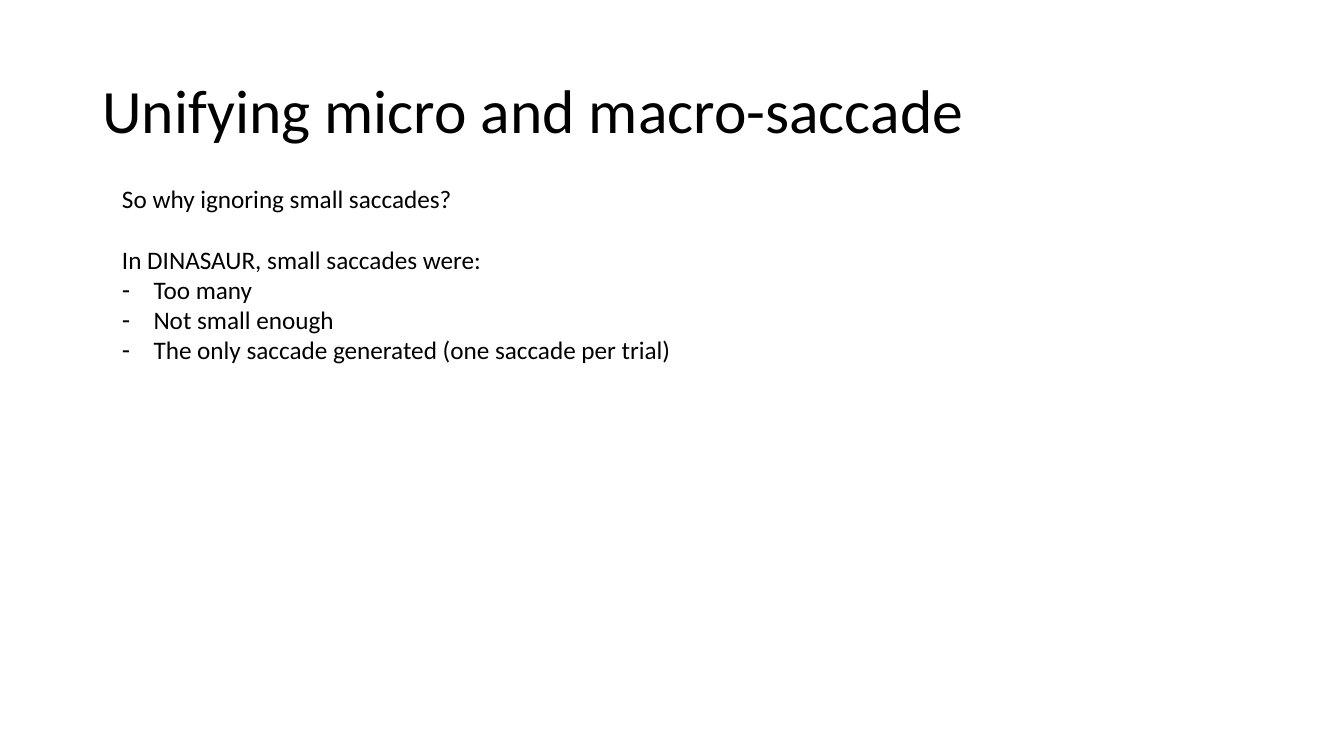
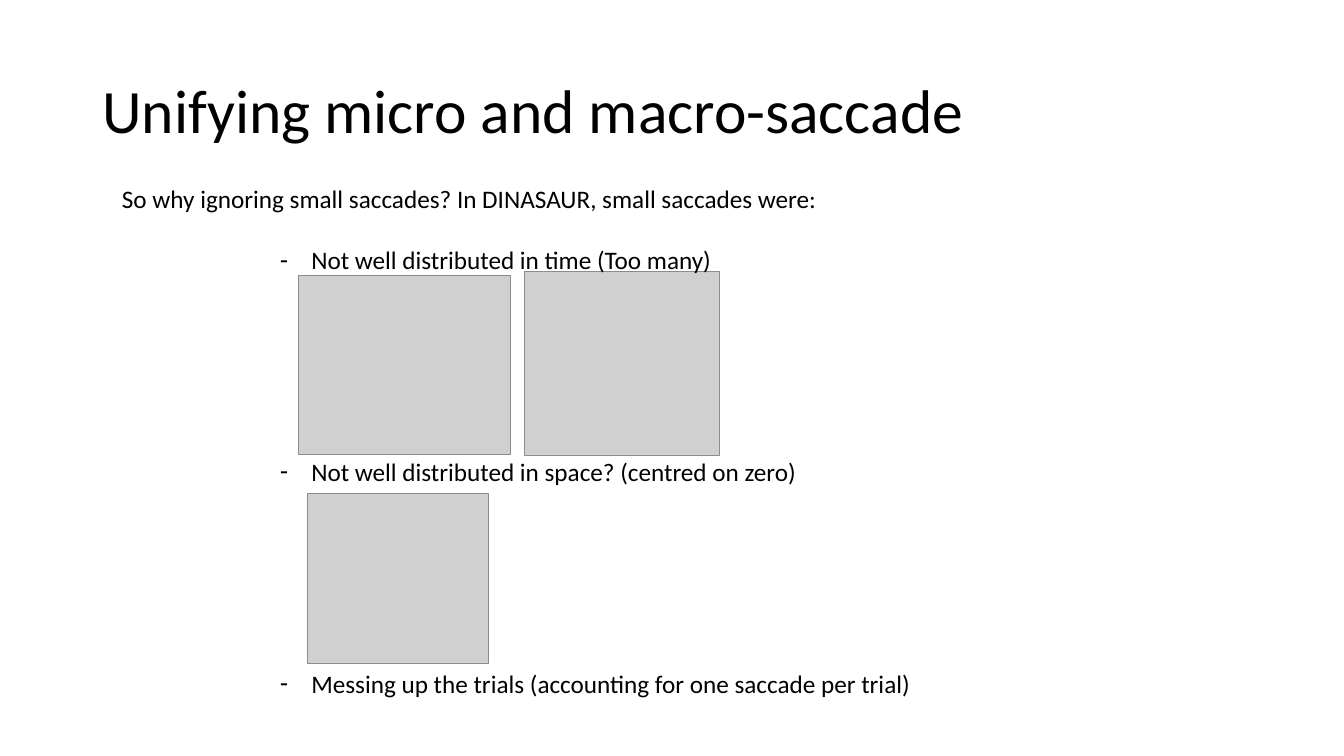
Before and after one commit to Nodragem/Modelling---DINASAUR2.0, a slide deck: slide 14 of notes/Presentation Feb2017/StochasticThreshold.pptx. Drawn at 1344x756 pixels with LibreOffice and Linux fonts; fonts in the diff are those of the drawing; grey boxes stand for pictures. Boxes give left, top, right and bottom in pixels: in the first picture for what was removed or moved away, otherwise in the second. Text is boxed around its words. In the diff, an @@ line names an element or a change of style, - is before the commit and + after.

```diff
--- a/notes/Presentation Feb2017/StochasticThreshold.pptx
+++ b/notes/Presentation Feb2017/StochasticThreshold.pptx
@@ text at box(122, 190, 816, 213): text changed @@
-So why ignoring small saccades?
-In DINASAUR, small saccades were:
-– Too many
-– Not small enough
-– The only saccade generated (one saccade per trial)
+So why ignoring small saccades? In DINASAUR, small saccades were:
@@ text added at box(311, 250, 909, 698), 18 pt, text #000000 @@
+– Not well distributed in time (Too many)
+– Not well distributed in space? (centred on zero)
+– Messing up the trials (accounting for one saccade per trial)
@@ picture added at box(298, 276, 510, 455) @@
@@ picture added at box(524, 272, 719, 456) @@
@@ picture added at box(308, 493, 489, 663) @@
```
Also in this commit, not shown: 9 other slides changed, 2 slides added, 50 other files.
